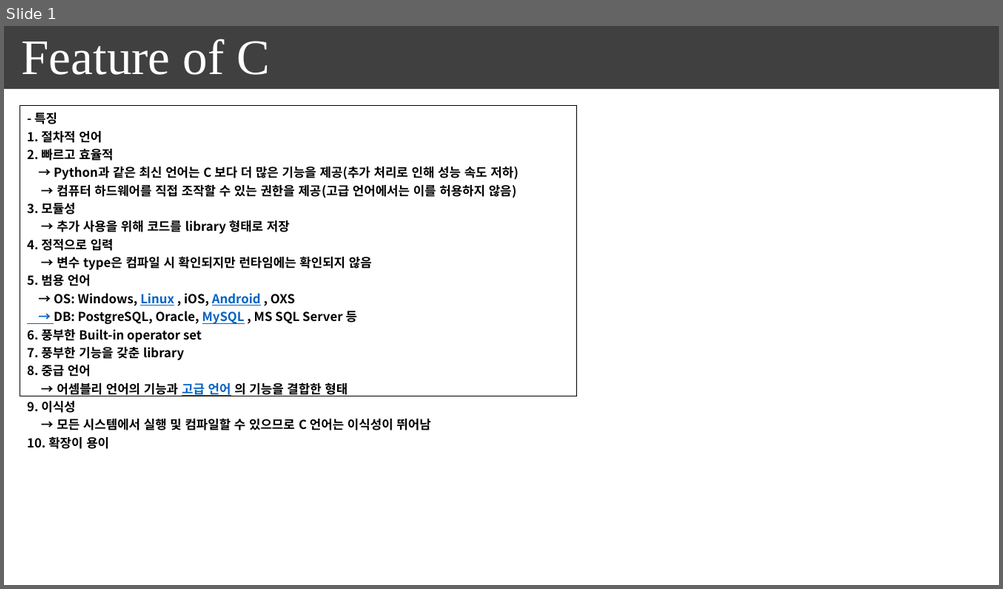
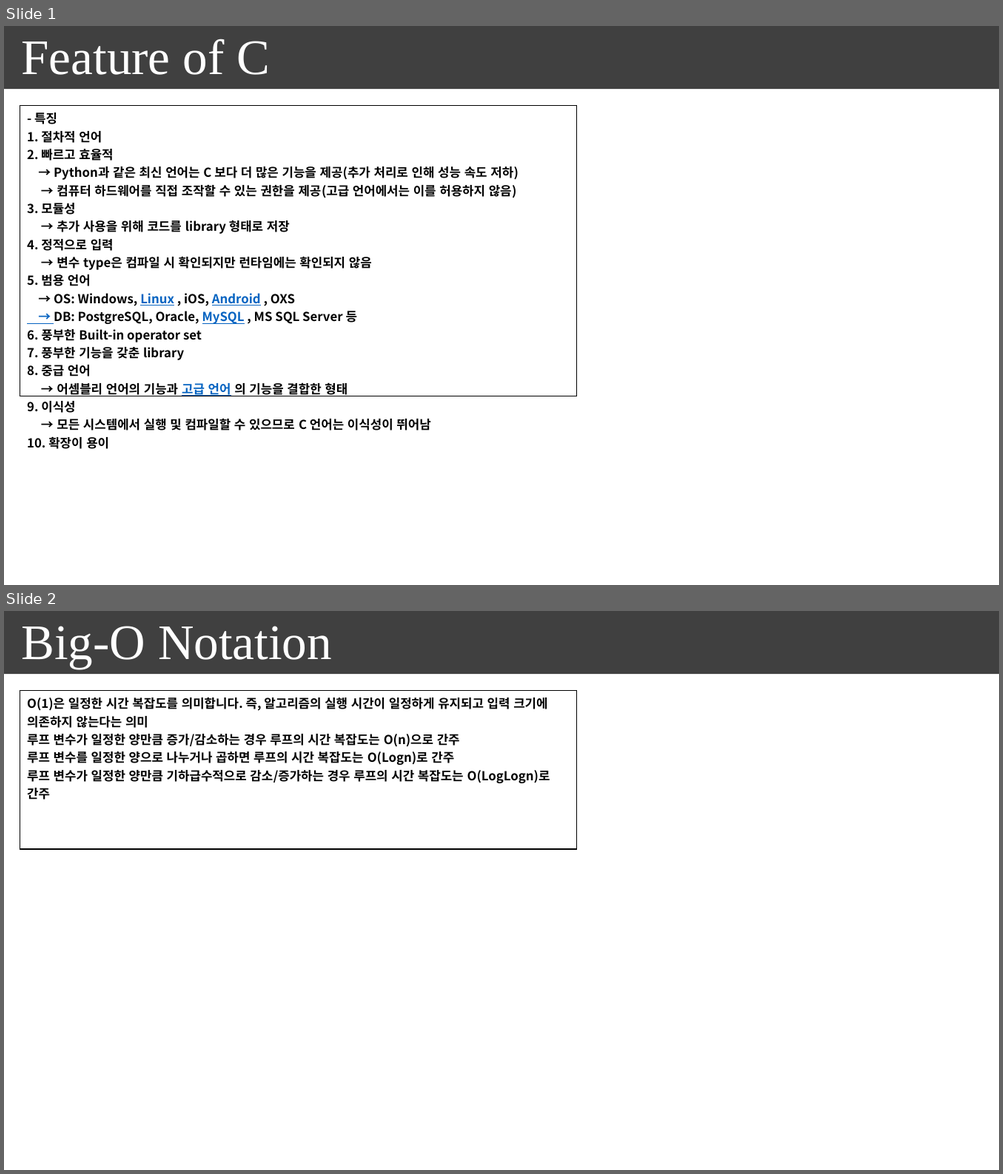
Before and after one commit to seonghokim/Study, a slide deck: everything in c.pptx. Shown one above the other, each under a label of ours: slide 1 before the commit, slides 1 and 2 after it. The pictures are 1003x589 and 1003x1174 pixels, drawn with LibreOffice and Linux fonts; fonts in the diff are those of the drawing. Boxes give left, top, right and bottom in pixels: in the first picture for what was removed or moved away, otherwise in the second. Text is boxed around its words. In the diff, an @@ line names an element or a change of style, - is before the commit and + after.

```diff
--- a/everything in c.pptx
+++ b/everything in c.pptx
@@ slide 2 added at <box>4,611,999,1170</box>, background #FFFFFF; not listed: 1 template element that a slide beside it also shows @@
@@ text added at <box>22,626,332,669</box>, 48 pt, text #FFFFFF @@
+Big-O Notation
@@ table added at <box>20,690,577,849</box>, 1 rows, 1 columns @@
+O(1)은 일정한 시간 복잡도를 의미합니다. 즉, 알고리즘의 실행 시간이 일정하게 유지되고 입력 크기에 의존하지 않는다는 의미 / 루프 변수가 일정한 양만큼 증가/감소하는 경우 루프의 시간 복잡도는 O(n)으로 간주 / 루프 변수를 일정한 양으로 나누거나 곱하면 루프의 시간 복잡도는 O(Logn)로 간주 / 루프 변수가 일정한 양만큼 기하급수적으로 감소/증가하는 경우 루프의 시간 복잡도는 O(LogLogn)로 간주
```
Also in this commit, not shown: 1 slide changed, 2 other files.
